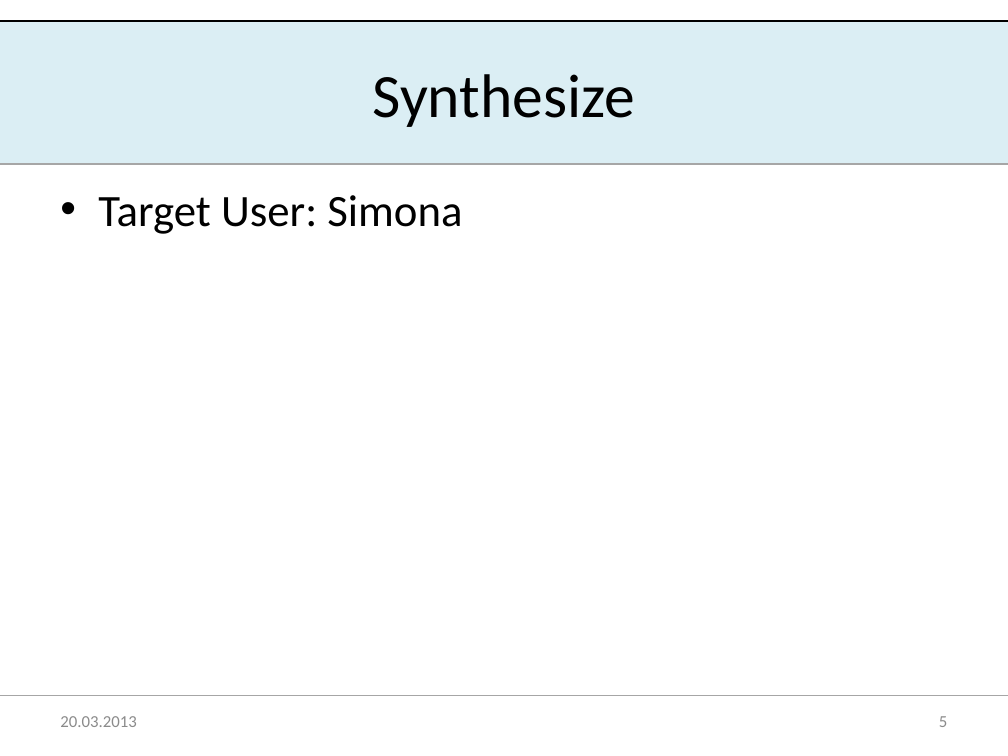
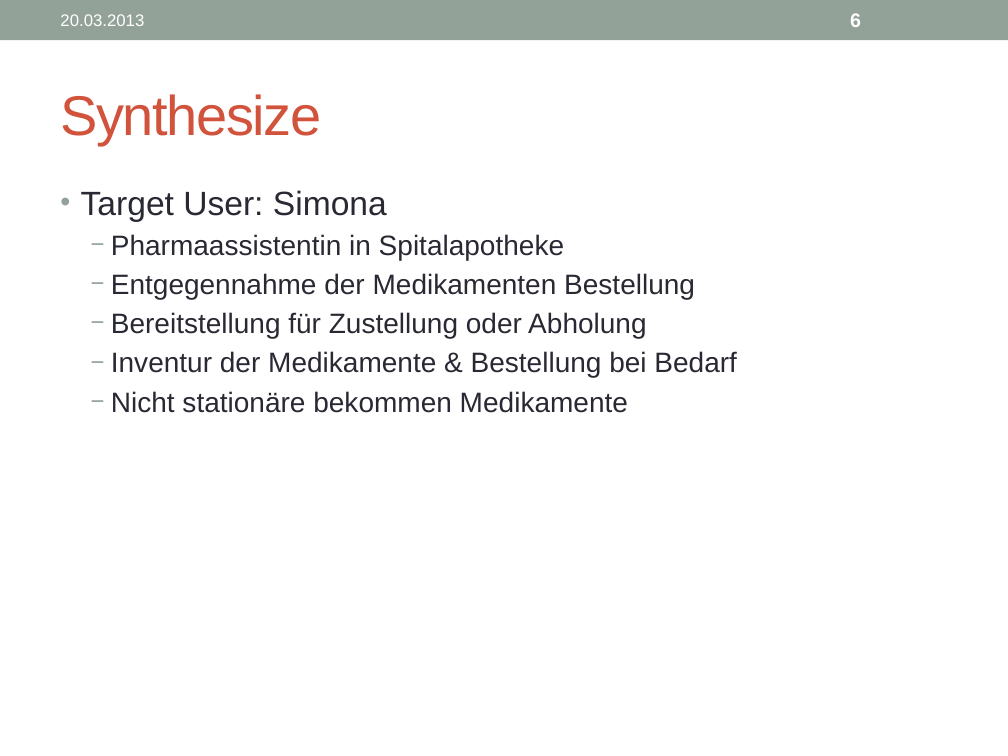
Before and after one commit to boebu/ch.bfh.bti7081.s2013.yellow, a slide deck: slide 6 of ch.bfh.bti7081.s2013.yellow/doc/cs1_task03/task1_3_presentation.pptx (slide 5 before the commit). Drawn at 1008x756 pixels with LibreOffice and Linux fonts; fonts in the diff are those of the drawing. Boxes give left, top, right and bottom in pixels: in the first picture for what was removed or moved away, otherwise in the second. Text is boxed around its words. In the diff, an @@ line names an element or a change of style, - is before the commit and + after.

```diff
--- a/ch.bfh.bti7081.s2013.yellow/doc/cs1_task03/task1_3_presentation.pptx
+++ b/ch.bfh.bti7081.s2013.yellow/doc/cs1_task03/task1_3_presentation.pptx
@@ rectangle: place and size @@
-rectangle at [0,21,1008,164]
+rectangle at [0,0,1008,40]
@@ rectangle at [0,0,1008,40]: fill #DBEEF4 to #93A299 @@
@@ line removed from (0, 21) to (1008, 21) @@
@@ text "20.03.2013": place and size @@
-text "20.03.2013" at [60,716,136,727]
+text "20.03.2013" at [60,14,144,26]
@@ text "20.03.2013" at [60,14,144,26]: font Calibri to Arial, text colour #8C8C8C to #FFFFFF @@
@@ page number added at [850,13,861,27], 14 pt, text #FFFFFF, bold @@
+6
@@ title "Synthesize": place and size @@
-title "Synthesize" at [373,74,636,127]
+title "Synthesize" at [60,94,321,145]
@@ title "Synthesize" at [60,94,321,145]: size 44 to 40 pt, font Calibri to Arial, text colour #000000 to #D2533C, letter spacing 0 to -1 pt; alignment centre to left @@
@@ line removed from (0, 163) to (1008, 163) @@
@@ text at [81,190,387,222]: size 32 to 24 pt, font Calibri to Arial, text colour #000000 to #292934 in "Target User: Simona"; indent changed; less space between paragraphs @@
@@ text at [111,234,737,413]: paragraphs added @@
+  − Pharmaassistentin in Spitalapotheke
+  − Entgegennahme der Medikamenten Bestellung
+  − Bereitstellung für Zustellung oder Abholung
+  − Inventur der Medikamente & Bestellung bei Bedarf
+  − Nicht stationäre bekommen Medikamente
@@ line removed from (0, 696) to (1008, 696) @@
@@ page number removed at [939,716,947,727] @@
-5
```
Also in this commit, not shown: 6 other slides changed, 6 slides added, 2 slides removed, 1 other file.
